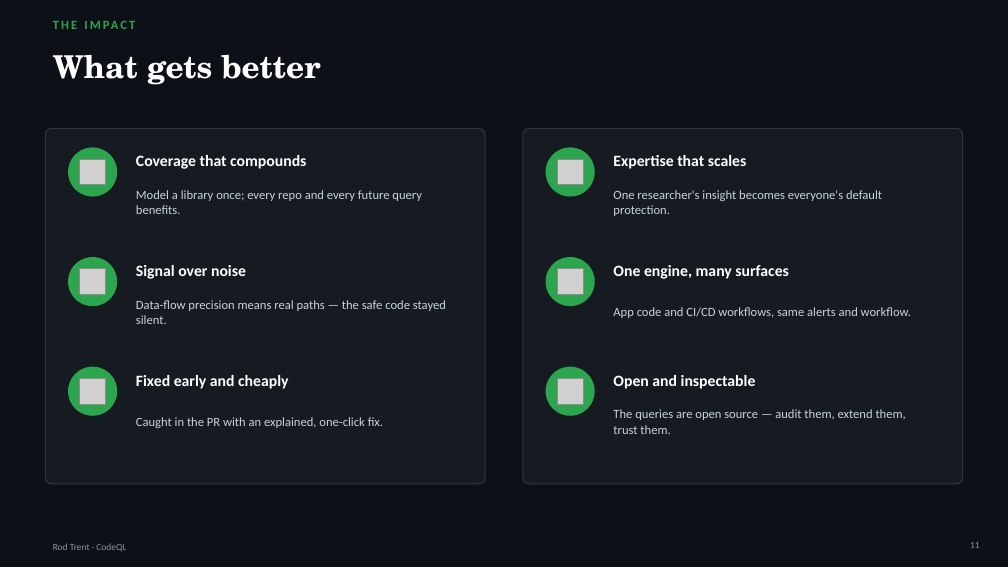
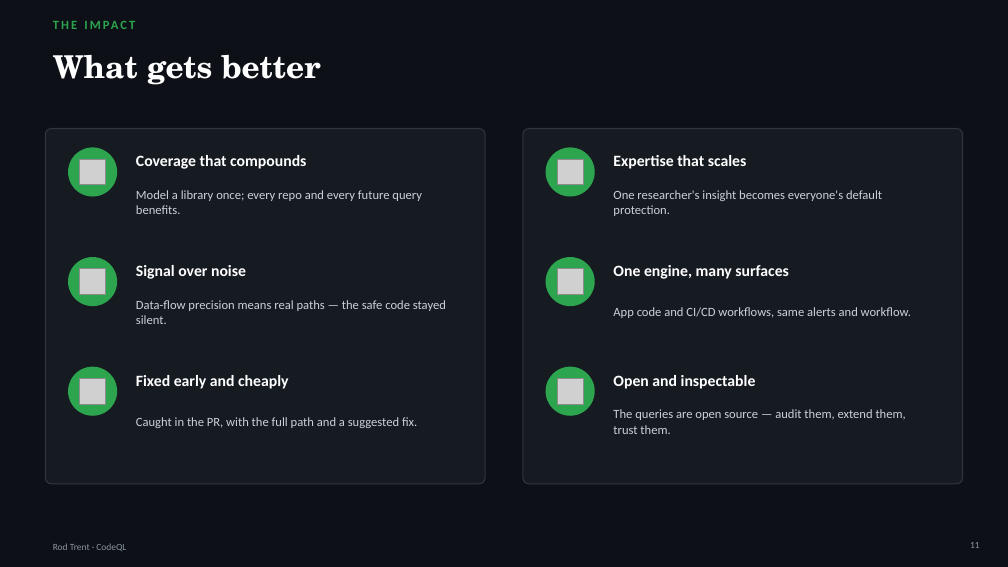
Before and after one commit to rod-trent/GHJ, a slide deck: slide 11 of presentation/CodeQL-Find-the-Bug-Class.pptx. Drawn at 1008x567 pixels with LibreOffice and Linux fonts; fonts in the diff are those of the drawing; grey boxes stand for pictures. Boxes give left, top, right and bottom in pixels: in the first picture for what was removed or moved away, otherwise in the second. Text is boxed around its words. In the diff, an @@ line names an element or a change of style, - is before the commit and + after.

```diff
--- a/presentation/CodeQL-Find-the-Bug-Class.pptx
+++ b/presentation/CodeQL-Find-the-Bug-Class.pptx
@@ text at [136, 417, 417, 428]: text changed @@
-Caught in the PR with an explained, one-click fix.
+Caught in the PR, with the full path and a suggested fix.
```
Also in this commit, not shown: 2 other slides changed, 13 other files.
